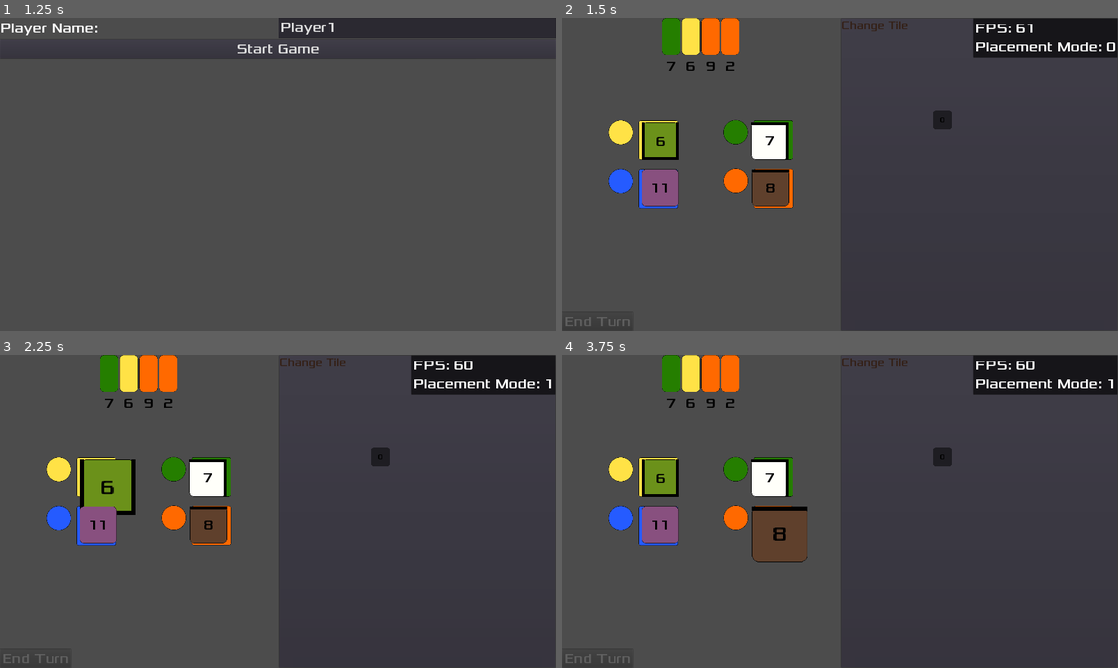
Above: before the commit, frames 1-4 (two rows, left to right).
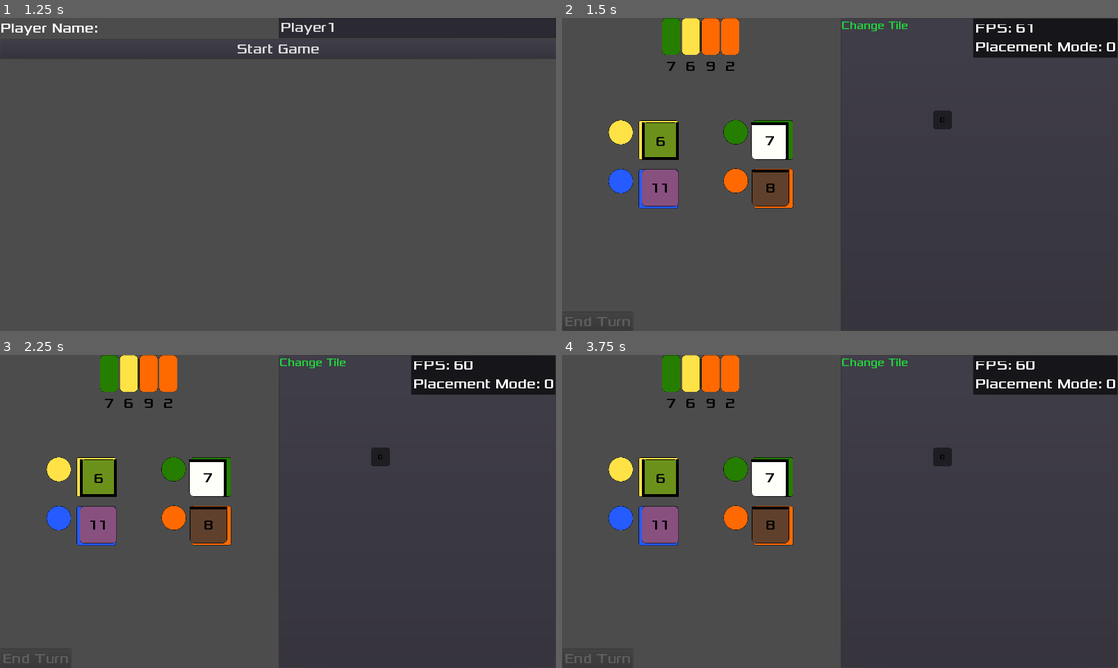
Above: after the commit, the same moments.

Repository: Structed/alcaramba
Game: Godot game, scene res://Drawable/MainMenu/MainMenu.tscn
Same seed, same stepped clock (60 frames per second), same inputs: the game is played once before the commit and once after it.
Inputs:
- Up to frame 1 (1.25 s): click "New Game" at 0.5 s
- Up to frame 2 (1.5 s): click "Start Game" at 1.25 s
- Up to frame 3 (2.25 s): click "6" at 2 s
- Up to frame 4 (3.75 s): click "7" at 2.75 s; click "8" at 3.5 s

Frame 1 is identical in both runs. In frame 2, 0.1% of the frame differs, in the area x 50-63%, y 1-5%; in frame 3, 1.2%; in frame 4, 1.3%, in the area x 34-100%, y 1-67%.
Error before the commit: Invalid call. Nonexistent function 'clear' in base 'Nil'. (res://Drawable/Town/Town.gd:336)
Error after the commit: Attempt to call function 'get_node' in base 'null instance' on a null instance. (res://Drawable/Game/Game.gd:16)

Commit message:
started implementation of tilecardpressen in Spare Tiles

Diff:
--- a/src/alcaramba/Drawable/Game/Game.gd
+++ b/src/alcaramba/Drawable/Game/Game.gd
@@ -8,9 +8,14 @@
 
 # Called when the node enters the scene tree for the first time.
 func _ready():
+	OverlayDebugInfo.show()
+	OverlayDebugInfo.set_horizontal_align_right()
+	OverlayDebugInfo.set_vertical_align_top()
 
 
-	_market.get_node("TileMarket").connect("tile_card_selected", self, "_on_tile_card_selected")
+	$Market.get_node("TileMarket").connect("tile_card_selected", self, "_on_tile_card_selected")
+	_town.get_node("SpareTiles").connect("tile_card_selected", self, "_on_tile_card_selected")
+
 
 
 func _on_tile_card_selected(card_node: TileCardDrawable):
--- a/src/alcaramba/Drawable/Town/SpareTiles.gd
+++ b/src/alcaramba/Drawable/Town/SpareTiles.gd
@@ -1,4 +1,6 @@
 extends VBoxContainer
+
+signal tile_card_selected
 
 var _stack_spare_tiles: TileCardCollection = TileCardCollection.new() # contains tiles placed on spare
 var _displayed_tiles: int = 0
@@ -25,3 +27,6 @@
 func _on_TileMap_tile_removed(tile: TileCard):
 	_stack_spare_tiles.add_card(tile)
 	_display_tiles()
+
+func _on_TileCard_pressed(card_node: TileCardDrawable):
+	emit_signal("tile_card_selected", card_node)
--- a/src/alcaramba/Drawable/Town/Town.tscn
+++ b/src/alcaramba/Drawable/Town/Town.tscn
@@ -22,22 +22,16 @@
 [node name="TextureButton" type="TextureButton" parent="."]
 margin_right = 226.0
 margin_bottom = 57.0
-__meta__ = {
-"_edit_use_anchors_": false
-}
 
 [node name="Label" type="Label" parent="TextureButton"]
-modulate = Color( 0.784314, 0.290196, 0.290196, 1 )
-self_modulate = Color( 0.262745, 0.447059, 0.329412, 1 )
+modulate = Color( 0.133333, 0.839216, 0.239216, 1 )
+show_behind_parent = true
 margin_left = 2.0
 margin_top = 2.0
 margin_right = 255.0
 margin_bottom = 64.0
 custom_fonts/font = SubResource( 2 )
 text = "Change Tile"
-__meta__ = {
-"_edit_use_anchors_": false
-}
 
 [node name="TileMap_valid_overlay" type="TileMap" parent="."]
 unique_name_in_owner = true
@@ -54,11 +48,29 @@
 margin_bottom = 231.0
 script = ExtResource( 2 )
 
-[node name="SpareTiles" type="VBoxContainer" parent="."]
-margin_left = 644.0
-margin_top = 121.0
-margin_right = 837.0
-margin_bottom = 443.0
+[node name="ContainerRight" type="VBoxContainer" parent="."]
+material = SubResource( 3 )
+margin_left = 616.0
+margin_top = 287.0
+margin_right = 949.0
+margin_bottom = 883.0
+
+[node name="CurrentTile" type="VBoxContainer" parent="ContainerRight"]
+margin_right = 333.0
+margin_bottom = 50.0
+rect_min_size = Vector2( 0, 50 )
+
+[node name="SpareTiles" type="VBoxContainer" parent="ContainerRight"]
+unique_name_in_owner = true
+margin_top = 54.0
+margin_right = 333.0
+margin_bottom = 104.0
+rect_min_size = Vector2( 50, 50 )
 script = ExtResource( 4 )
 
+[node name="TileMap_distances" type="TileMap" parent="."]
+unique_name_in_owner = true
+format = 1
+
+[connection signal="tile_removed" from="." to="ContainerRight/SpareTiles" method="_on_TileMap_tile_removed"]
 [connection signal="pressed" from="TextureButton" to="." method="_on_TextureButton_pressed"]
Not shown: 1 places in src/alcaramba/Drawable/Town/Town.tscn that only renumber resources
